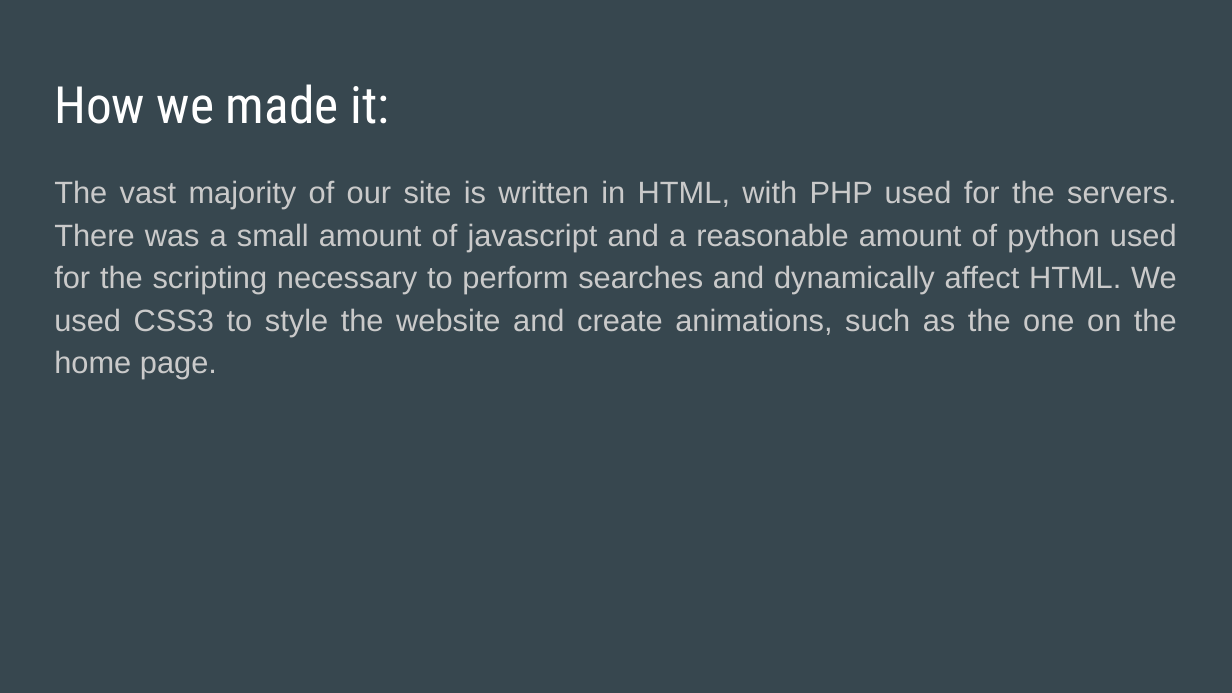
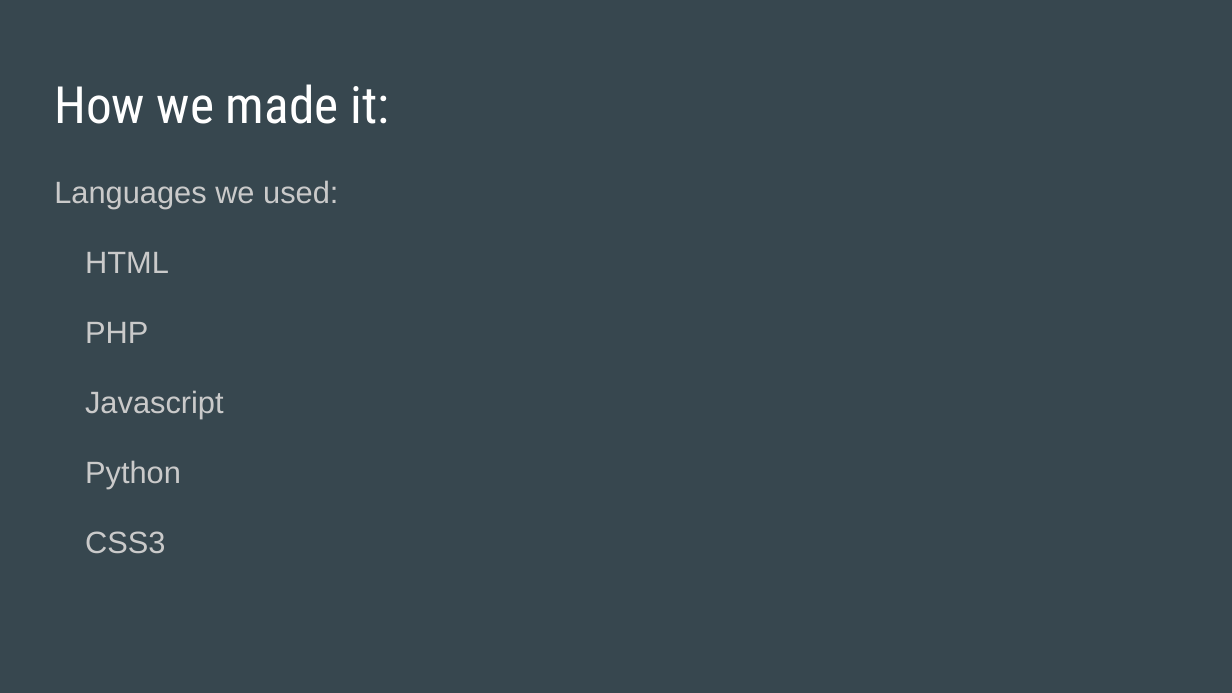
Before and after one commit to davidferguson/itemswap, a slide deck: slide 5 of NotiFree.pptx. Drawn at 1232x693 pixels with LibreOffice and Linux fonts; fonts in the diff are those of the drawing. Boxes give left, top, right and bottom in pixels: in the first picture for what was removed or moved away, otherwise in the second. Text is boxed around its words. In the diff, an @@ line names an element or a change of style, - is before the commit and + after.

```diff
--- a/NotiFree.pptx
+++ b/NotiFree.pptx
@@ text at bbox=[54, 180, 338, 554]: text changed @@
-The vast majority of our site is written in HTML, with PHP used for the servers. There was a small amount of javascript and a reasonable amount of python used for the scripting necessary to perform searches and dynamically affect HTML. We used CSS3 to style the website and create animations, such as the one on the home page.
+Languages we used:
+HTML
+PHP
+Javascript
+Python
+CSS3
```
Also in this commit, not shown: 4 other slides changed, 5 slides added.
